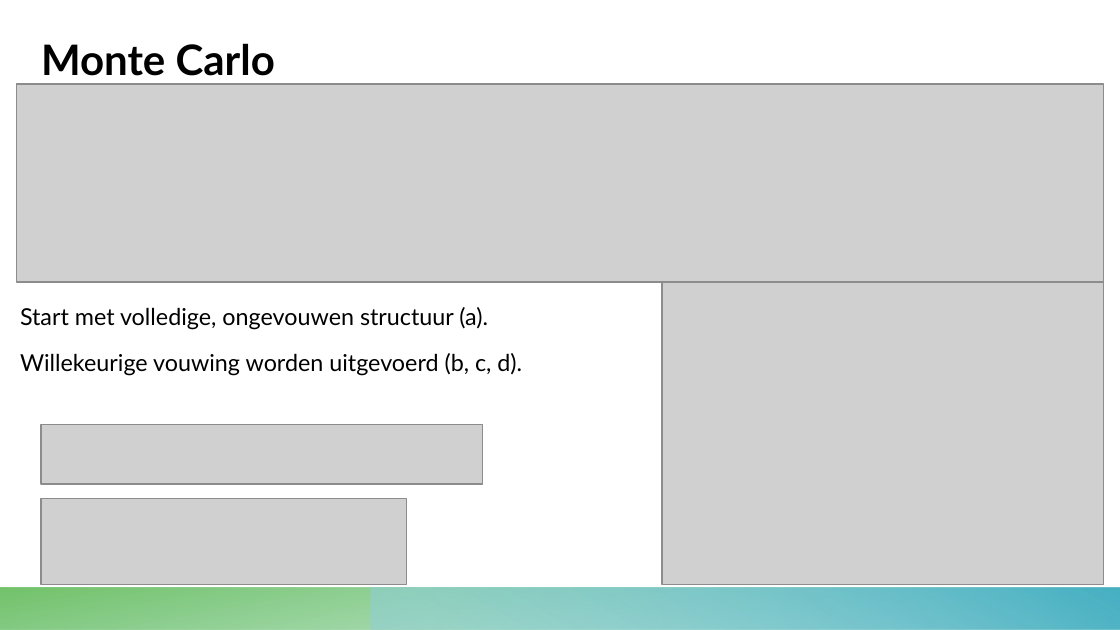
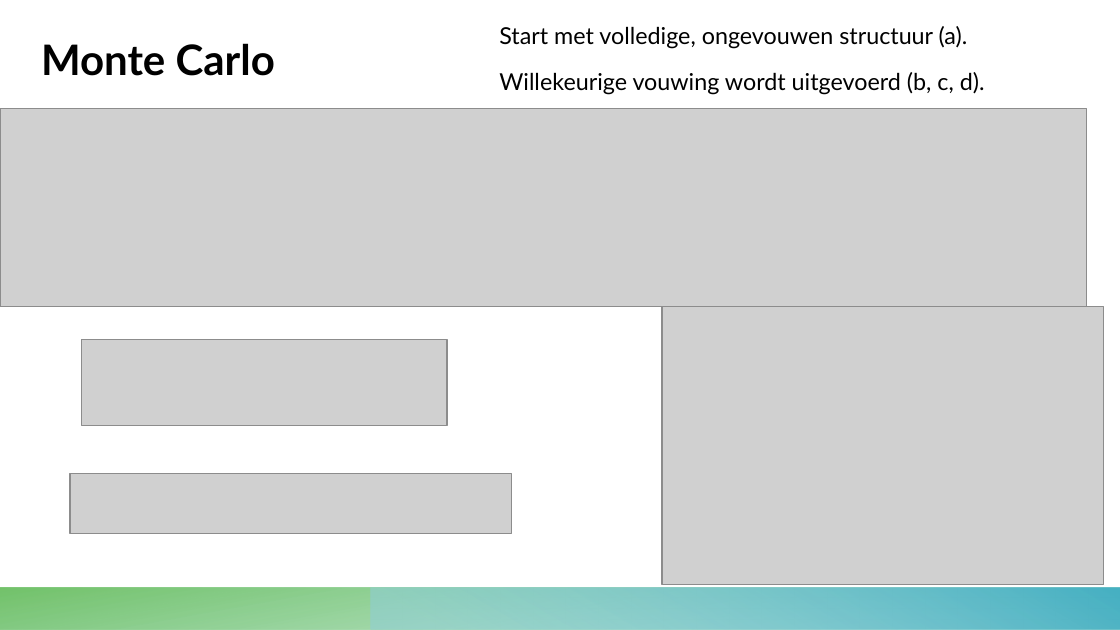
Before and after one commit to 10639780/proti, a slide deck: slide 5 of presentatie/protidefpres.pptx. Drawn at 1120x630 pixels with LibreOffice and Linux fonts; fonts in the diff are those of the drawing; grey boxes stand for pictures. Boxes give left, top, right and bottom in pixels: in the first picture for what was removed or moved away, otherwise in the second. Text is boxed around its words. In the diff, an @@ line names an element or a change of style, - is before the commit and + after.

```diff
--- a/presentatie/protidefpres.pptx
+++ b/presentatie/protidefpres.pptx
@@ text "Start met volledige, ongevouwen structuur ..." moved from (x1=20, y1=307, x2=522, y2=376) to (x1=499, y1=26, x2=985, y2=95) @@
@@ text at (x1=499, y1=72, x2=985, y2=95): text changed @@
-Willekeurige vouwing worden uitgevoerd (b, c, d).
+Willekeurige vouwing wordt uitgevoerd (b, c, d).
@@ picture moved from (x1=17, y1=84, x2=1103, y2=282) to (x1=0, y1=109, x2=1086, y2=307) @@
@@ picture resized from (x1=662, y1=282, x2=1103, y2=585) to (x1=662, y1=307, x2=1103, y2=585) @@
@@ picture moved from (x1=41, y1=498, x2=407, y2=585) to (x1=82, y1=339, x2=447, y2=426) @@
@@ picture moved from (x1=41, y1=424, x2=483, y2=484) to (x1=69, y1=474, x2=511, y2=533) @@
```
Also in this commit, not shown: 2 other slides changed.
